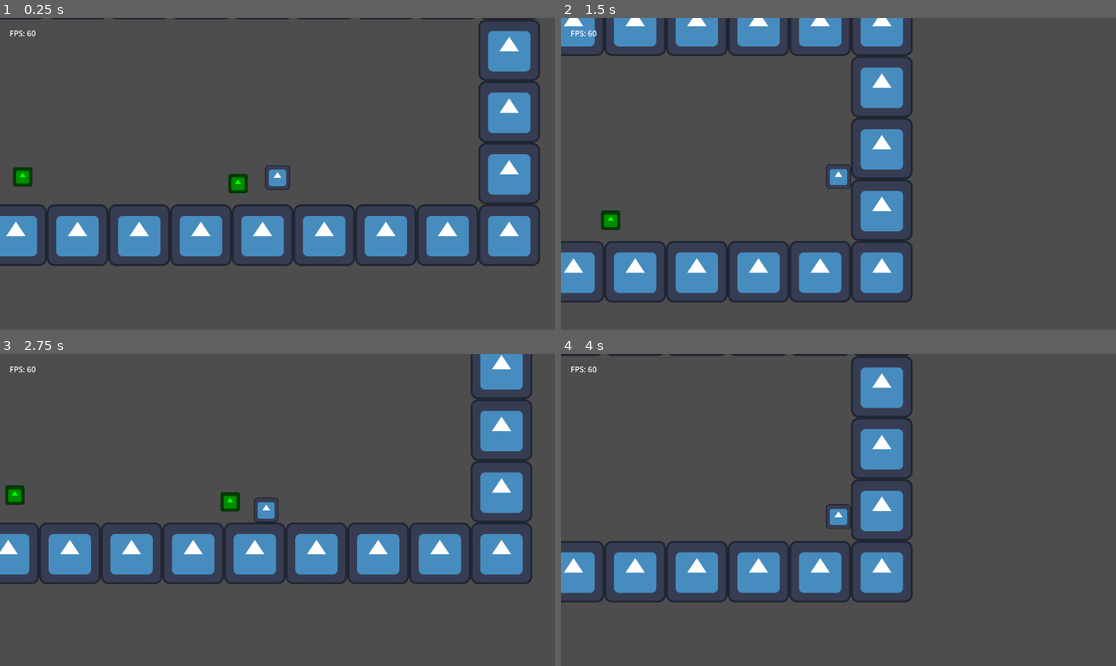
Above: before the commit, frames 1-4 (two rows, left to right).
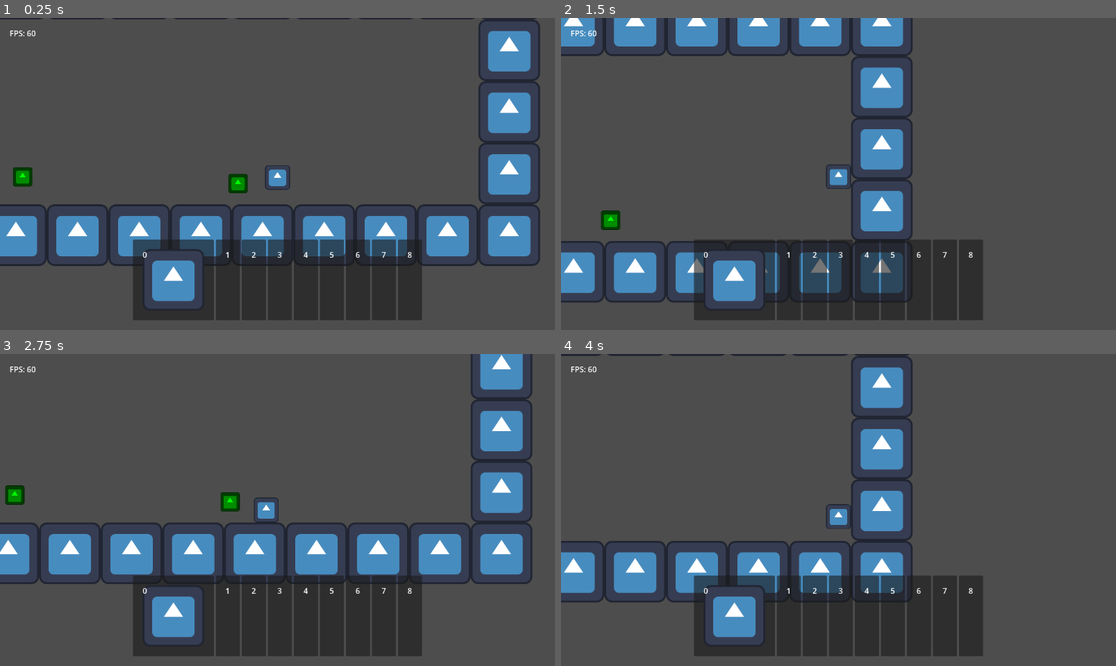
Above: after the commit, the same moments.

Repository: TheHumanMRP/RPG-Life-Tracker
Game: Godot game, scene res://Folders/Systems/Main/Scenes/main_scene.tscn
Two runs of this game, one before a commit and one after it. Both use one fixed random seed, a clock stepped at 60 frames per second and the inputs below. The engine's default icon, where the game draws it, is replaced by a stand-in: a white triangle on a blue panel in a dark square.
Inputs:
- Up to frame 1 (0.25 s): no input
- Up to frame 2 (1.5 s): hold D (move_right) from 0.53 s (still down); tap Space (jump) at 0.77 s
- Up to frame 3 (2.75 s): tap Space (jump) at 1.52 s; release D (move_right) at 2.03 s; hold A (move_left) from 2.03 s (still down)
- Up to frame 4 (4 s): release A (move_left) at 2.78 s; hold D (move_right) from 2.78 s (still down); tap Space (jump) at 3.02, 3.77 s

The runs differ from the first frame. In frame 1, 11% of the frame differs, in the area x 23-76%, y 71-97%; in frame 2, 11%; in frame 3, 11%; in frame 4, 12%.
Error before the commit: Invalid assignment of property or key 'slot_id' with value of type 'int' on a base object of type 'PanelContainer (HotbarSlot)'. (res://Folders/Systems/Invento…

Commit message:
Auto commit at 2026-07-04 21:54:38

Diff:
--- a/Folders/Systems/Inventory_System/Scripts/hotbar_ui.gd
+++ b/Folders/Systems/Inventory_System/Scripts/hotbar_ui.gd
@@ -26,7 +26,7 @@
 		var hotbar_slot: HotbarSlot = packed_inventory_slot.instantiate()
 		hotbar_slot.item_id = inventory_hot_bar_slots[i]
 
-		hotbar_slot.slot_id = i
+		hotbar_slot.slot_index = i
 
 		hotbar.add_child(hotbar_slot)
 
